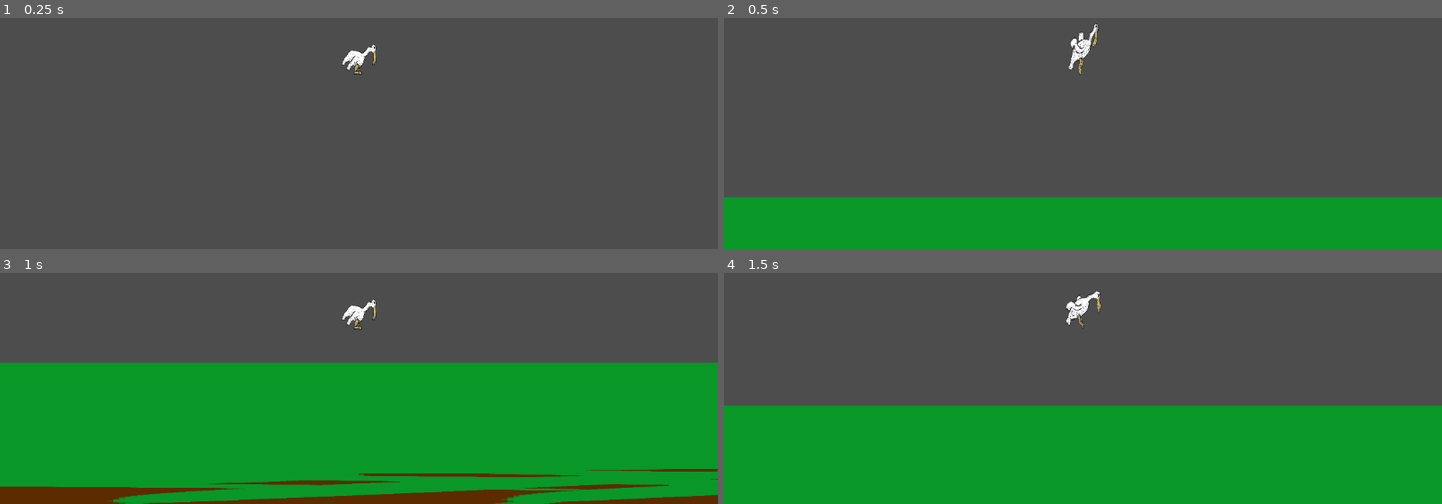
Above: before the commit, frames 1-4 (two rows, left to right).
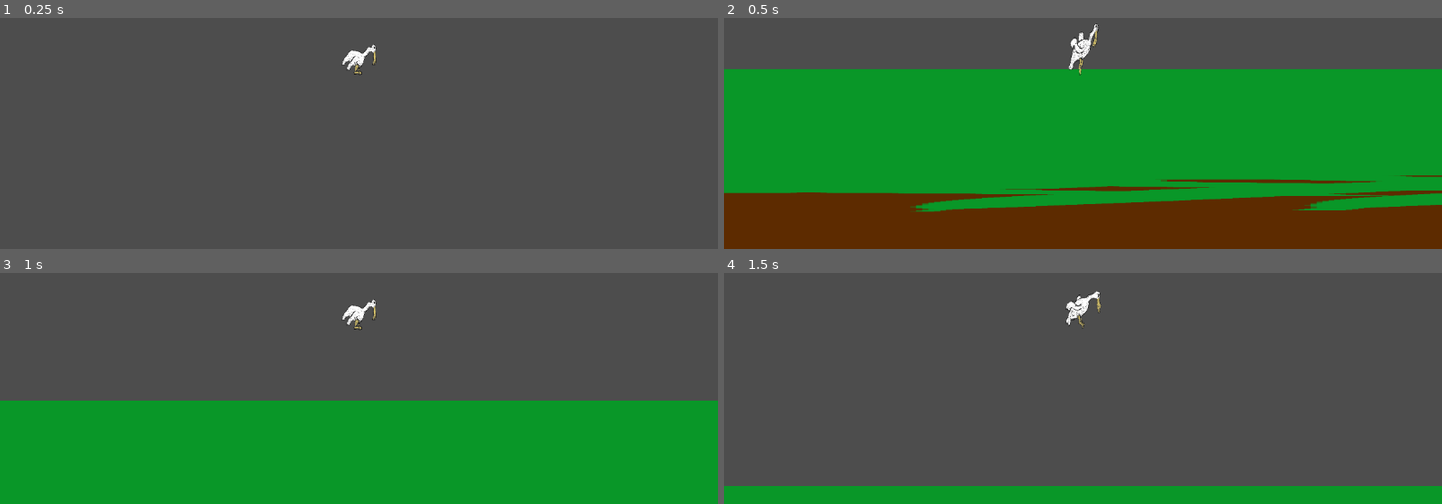
Above: after the commit, the same moments.

Repository: BoddanB/game_jam_charm
Game: Godot game, scene res://world.tscn
Same seed, same stepped clock (60 frames per second), same inputs: the game is played once before the commit and once after it.
Inputs:
- Up to frame 1 (0.25 s): no input
- Up to frame 2 (0.5 s): no input
- Up to frame 3 (1 s): hold D (player_right) from 0.53 s (still down); tap Space (player_jump) at 0.77 s
- Up to frame 4 (1.5 s): keep holding D (player_right)

Frame 1 is identical in both runs. In frame 2, 76% of the frame differs, in the area x 0-100%, y 22-100%; in frame 3, 22%; in frame 4, 35%.

Commit message:
changed the movement variables

Diff:
--- a/Player/player.gd
+++ b/Player/player.gd
@@ -1,14 +1,14 @@
 extends CharacterBody2D
 
 #Change these values to change the movement behaviour.
-var max_walk_speed: float = 50.0
-var walk_acceleration: float = 100.0
-var ground_friction: float = 200.0
+const max_walk_speed: float = 20.0
+const walk_acceleration: float = 15.0
+const ground_friction: float = 100.0
 
 #Change these values to change the jump curve.
-var jump_height: float = 2.0
-var jump_time_peak: float = 0.8
-var jump_time_descent: float = 0.4
+const jump_height: float = 4.0
+const jump_time_peak: float = 0.8
+const jump_time_descent: float = 0.4
 
 #The jump velocity must be negtive in order to jump.
 @onready var jump_velocity: float = ((2.0 * jump_height) / jump_time_peak) * -1.0
--- a/Player/player.tscn
+++ b/Player/player.tscn
@@ -62,6 +62,9 @@
 "walk_right": SubResource("Animation_f5ptm")
 }
 
+[sub_resource type="CircleShape2D" id="CircleShape2D_vo6jb"]
+radius = 1.0
+
 [node name="player" type="CharacterBody2D"]
 collision_layer = 3
 collision_mask = 3
@@ -73,7 +76,7 @@
 texture = ExtResource("2_rpso2")
 hframes = 16
 vframes = 16
-frame = 16
+frame = 17
 
 [node name="rectangleshape2D" type="CollisionShape2D" parent="."]
 shape = SubResource("RectangleShape2D_smtey")
@@ -85,3 +88,8 @@
 libraries = {
 "": SubResource("AnimationLibrary_qi0p5")
 }
+
+[node name="playerhitbox" type="Area2D" parent="."]
+
+[node name="CollisionShape2D" type="CollisionShape2D" parent="playerhitbox"]
+shape = SubResource("CircleShape2D_vo6jb")
Not shown: 1 places in Player/player.tscn that only renumber resources
